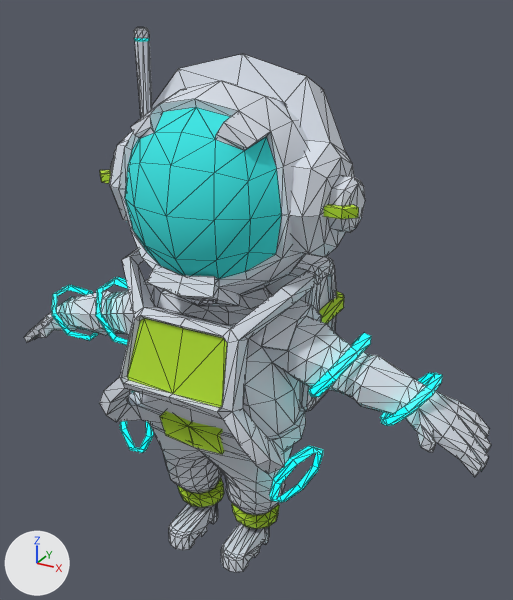
The glTF model Resources/Gltf_Glb/Player.glb: old version first, new version second.
Rendered twice from a camera (50 mm lens) standing at (1.072, -1.728, 1.798) and looking at (0.057, 0.118, 0.875). Every picture has the same lights, and +X, +Y and +Z are marked at lower left. Mesh edges are drawn as thin lines. Vertices at the same position are counted once.

Before the edit, the objects in view are built like this:
```python
me_cylinder_004 = bpy.data.meshes.new('Cylinder.004')
me_cylinder_004.from_pydata(...)  # 1912 vertices, 3695 faces; spans x -0.85..0.85, y -0.3..0.45, z 0.0..1.69
# faces by material slot: [2639, 89, 759, 208]
me_cylinder_004.materials.append(mat_color1)  # white #d8dee7
me_cylinder_004.materials.append(mat_color2)  # cyan #39e7e6
me_cylinder_004.materials.append(mat_extra)  # green #ccec4a
me_cylinder_004.materials.append(mat_glow)  # cyan #00e7e0
ob_astro = bpy.data.objects.new('Astro', me_cylinder_004)
ob_astro.location = (0.0, 0.0, 0.0)
```
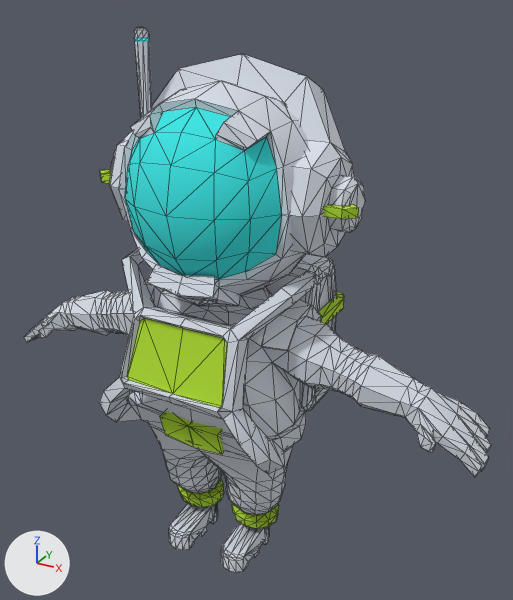
The newer file is also rescaled (x5.0) as a whole; pictures and numbers use the older file's frame.

Location of each change, (x1, y1, x2, y2) in pixels of the pictures (513 x 600 px; the box of a moved part takes in the faces that stretch with it):
part 1 of me_cylinder_004, deleted: before (52, 277, 443, 502)
part 2 of me_cylinder_004, moved or reshaped: (140, 380, 300, 461) in both

Edits to the bpy script that builds the scene:
```text
Change me_cylinder_004:
    used by ob_astro; location = (0.0, 0.0, 0.0)
    remove me_cylinder_004.from_pydata(...)  # 1912 vertices, 3695 faces; spans x -0.85..0.85, y -0.3..0.45, z 0.0..1.69
    add me_cylinder_004.from_pydata(...)  # 1792 vertices, 3527 faces; spans x -0.85..0.85, y -0.3..0.45, z 0.0..1.69
    me_cylinder_004 part 1: 6 loose pieces with 144 vertices, spanning x -0.69..0.69, y -0.19..0.14, z 0.31..0.88, are deleted
    me_cylinder_004 part 2
    48 faces are deleted
    24 vertices are added at x -0.28..0.28, y -0.19..0.11, z 0.49..0.56
    72 new faces join them, mat_color1 (white #d8dee7)
```
